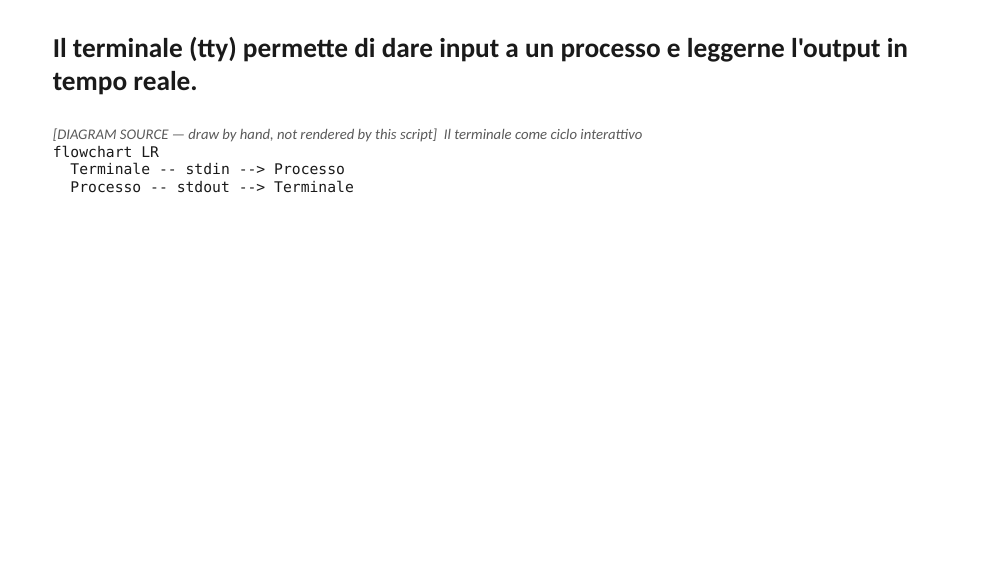
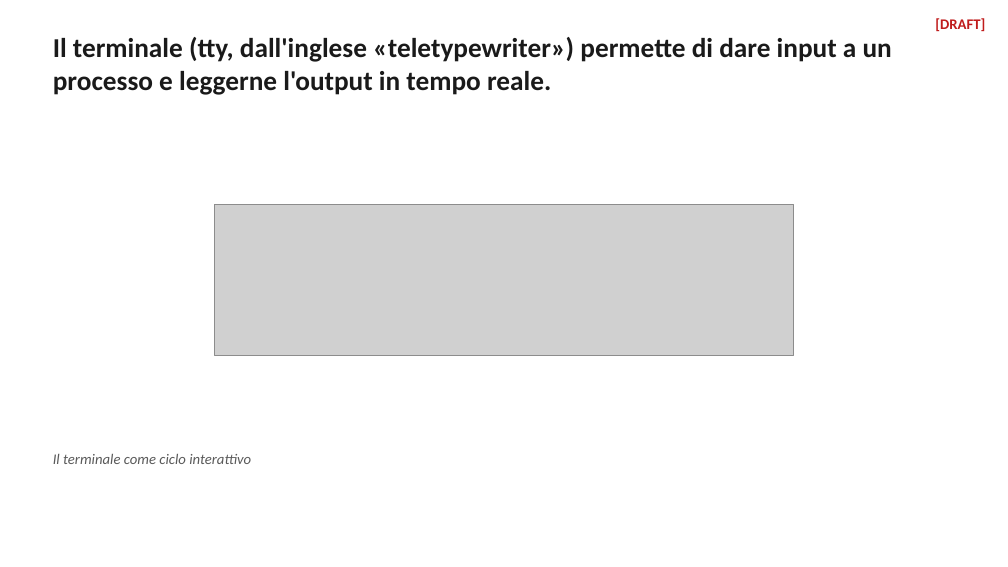
Before and after one commit to danidemi/teaching-support, a slide deck: slide 19 of learning-test-course-docker/material/slides/out/session-01.pptx. Drawn at 1008x567 pixels with LibreOffice and Linux fonts; fonts in the diff are those of the drawing; grey boxes stand for pictures. Boxes give left, top, right and bottom in pixels: in the first picture for what was removed or moved away, otherwise in the second. Text is boxed around its words. In the diff, an @@ line names an element or a change of style, - is before the commit and + after.

```diff
--- a/learning-test-course-docker/material/slides/out/session-01.pptx
+++ b/learning-test-course-docker/material/slides/out/session-01.pptx
@@ text added at bbox=[935, 18, 985, 31], 14 pt, text #C01C1C, bold @@
+[DRAFT]
@@ text at bbox=[53, 37, 892, 95]: text changed @@
-Il terminale (tty) permette di dare input a un processo e leggerne l'output in tempo reale.
+Il terminale (tty, dall'inglese «teletypewriter») permette di dare input a un processo e leggerne l'output in tempo reale.
@@ text removed at bbox=[53, 128, 642, 193] @@
-[DIAGRAM SOURCE — draw by hand, not rendered by this script] Il terminale come ciclo interattivo
-flowchart LR
-Terminale -- stdin --> Processo
-Processo -- stdout --> Terminale
@@ picture added at bbox=[214, 204, 794, 355] @@
@@ text added at bbox=[53, 454, 251, 464], 14 pt, text #5A5A5A, italic @@
+Il terminale come ciclo interattivo
```
Also in this commit, not shown: 20 other slides changed, 59 other files.
